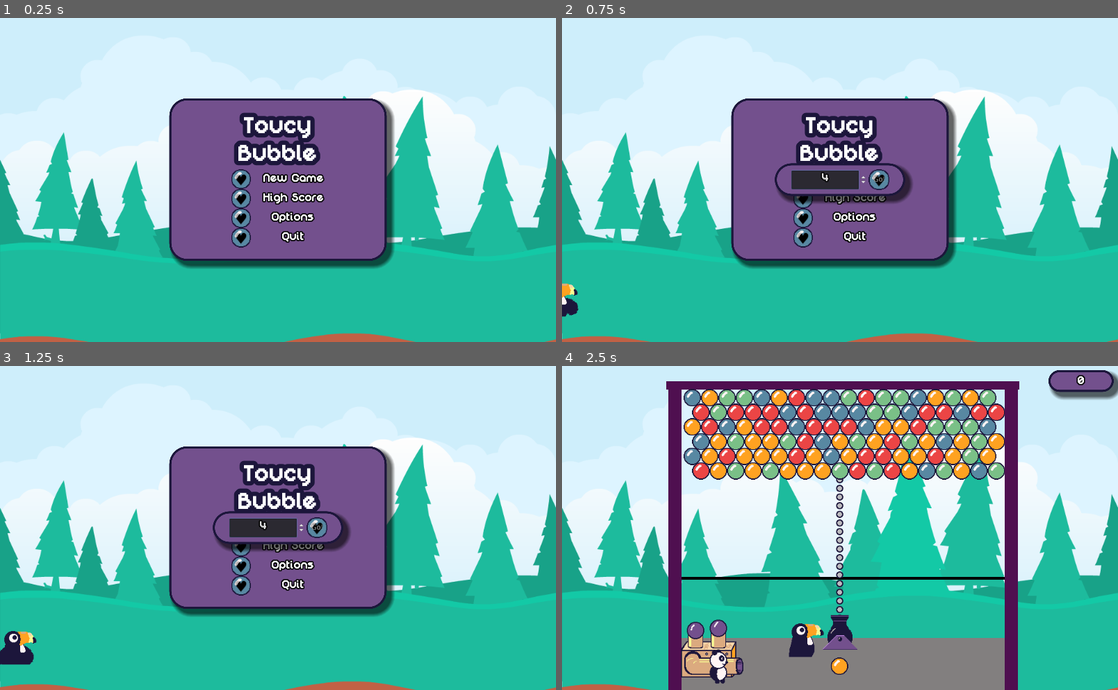
Above: before the commit, frames 1-4 (two rows, left to right).
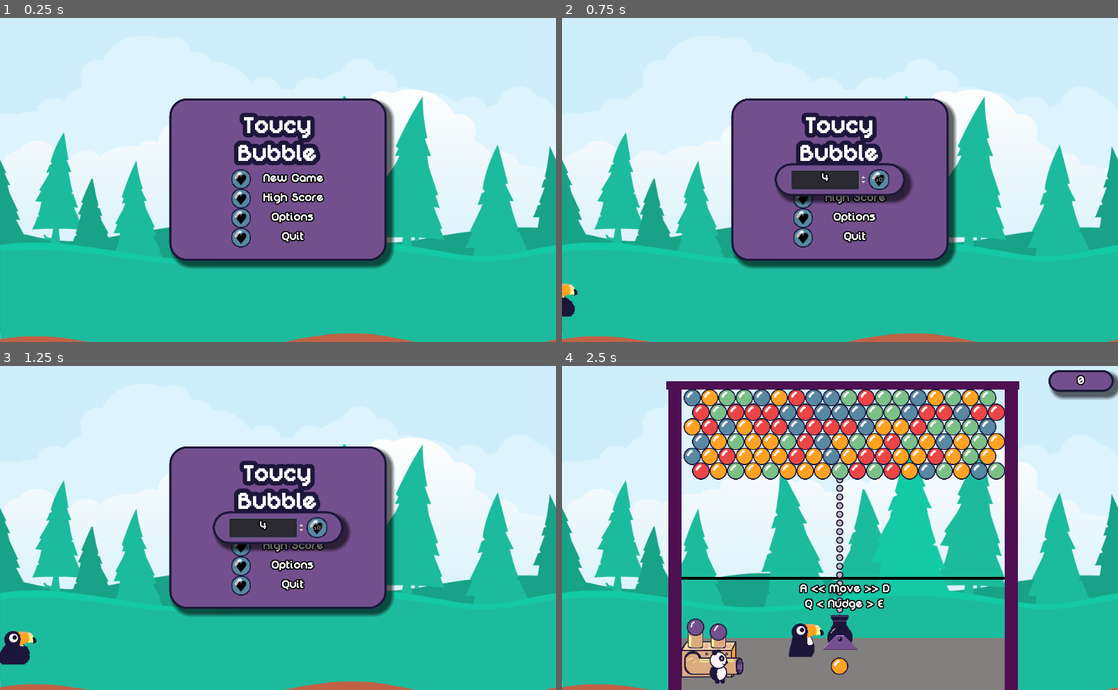
Above: after the commit, the same moments.

Repository: YannBurrett/ToucyBubble
Game: Godot game, scene res://UI/MainMenu.tscn
Two runs of this game, one before a commit and one after it. Both use one fixed random seed, a clock stepped at 60 frames per second and the inputs below.
Inputs (mouse positions are in pixels of both pictures, inside the frame that each line leads up to):
- Up to frame 1 (0.25 s): no input
- Up to frame 2 (0.75 s): click (801, 180) at 0.5 s
- Up to frame 3 (1.25 s): no input
- Up to frame 4 (2.5 s): click (801, 528) at 1.25 s; click "Go!" at 2 s

Frame 1 is identical in both runs. In frame 2, less than 0.1% of the frame differs, in the area x 0-3%, y 86-93%; in frame 3, less than 0.1%; in frame 4, 0.9%, in the area x 22-60%, y 67-85%.

Commit message:
Instructions to the Player

Diff:
--- a/Level/Level.tscn
+++ b/Level/Level.tscn
@@ -16,6 +16,8 @@
 [ext_resource path="res://Sprites/BubbleMachineSpriteSheet.png" type="Texture" id=14]
 [ext_resource path="res://Sprites/pipe.png" type="Texture" id=15]
 [ext_resource path="res://Sprites/Panda.tscn" type="PackedScene" id=16]
+[ext_resource path="res://UI/HowTo.tscn" type="PackedScene" id=17]
+[ext_resource path="res://UI/ToucyBubble.theme" type="Theme" id=18]
 
 [sub_resource type="Animation" id=16]
 resource_name = "BubbleOnDeck"
@@ -226,10 +228,6 @@
 
 [node name="Score" parent="CanvasLayer" instance=ExtResource( 9 )]
 
-[node name="Camera2D" type="Camera2D" parent="."]
-position = Vector2( 320, 256 )
-current = true
-
 [node name="Floor" type="Polygon2D" parent="."]
 color = Color( 0.513726, 0.501961, 0.501961, 1 )
 polygon = PoolVector2Array( 18, 460, 640, 460, 640, 600, 18, 600 )
@@ -297,6 +295,21 @@
 
 [node name="BubbleTween" type="Tween" parent="."]
 
+[node name="Camera2D" type="Camera2D" parent="."]
+position = Vector2( 320, 256 )
+current = true
+
+[node name="HowTo" parent="Camera2D" instance=ExtResource( 17 )]
+anchor_left = 0.5
+anchor_top = 0.5
+anchor_right = 0.5
+anchor_bottom = 0.5
+margin_left = -192.0
+margin_top = 96.0
+margin_right = 208.0
+margin_bottom = 160.0
+theme = ExtResource( 18 )
+
 [node name="UILayer" type="CanvasLayer" parent="."]
 layer = 2
 
@@ -305,7 +318,7 @@
 [node name="BubbleMachine" type="AnimatedSprite" parent="."]
 position = Vector2( 89, 484 )
 frames = SubResource( 15 )
-frame = 1
+frame = 12
 playing = true
 
 [node name="Panda" parent="." instance=ExtResource( 16 )]
--- /dev/null
+++ b/UI/HowTo.tscn
@@ -0,0 +1,80 @@
+[gd_scene load_steps=3 format=2]
+
+[sub_resource type="Animation" id=1]
+resource_name = "FadeOut"
+length = 10.0
+tracks/0/type = "value"
+tracks/0/path = NodePath(".:modulate")
+tracks/0/interp = 1
+tracks/0/loop_wrap = true
+tracks/0/imported = false
+tracks/0/enabled = true
+tracks/0/keys = {
+"times": PoolRealArray( 0, 7, 10 ),
+"transitions": PoolRealArray( 1, 1, 1 ),
+"update": 0,
+"values": [ Color( 1, 1, 1, 1 ), Color( 1, 1, 1, 1 ), Color( 1, 1, 1, 0 ) ]
+}
+tracks/1/type = "method"
+tracks/1/path = NodePath(".")
+tracks/1/interp = 1
+tracks/1/loop_wrap = true
+tracks/1/imported = false
+tracks/1/enabled = true
+tracks/1/keys = {
+"times": PoolRealArray( 10 ),
+"transitions": PoolRealArray( 1 ),
+"values": [ {
+"args": [  ],
+"method": "queue_free"
+} ]
+}
+
+[sub_resource type="Animation" id=2]
+length = 0.001
+tracks/0/type = "value"
+tracks/0/path = NodePath(".:modulate")
+tracks/0/interp = 1
+tracks/0/loop_wrap = true
+tracks/0/imported = false
+tracks/0/enabled = true
+tracks/0/keys = {
+"times": PoolRealArray( 0 ),
+"transitions": PoolRealArray( 1 ),
+"update": 0,
+"values": [ Color( 1, 1, 1, 1 ) ]
+}
+
+[node name="HowTo" type="Control"]
+margin_right = 40.0
+margin_bottom = 40.0
+rect_min_size = Vector2( 400, 64 )
+
+[node name="CenterContainer" type="CenterContainer" parent="."]
+anchor_right = 1.0
+anchor_bottom = 1.0
+
+[node name="VBoxContainer" type="VBoxContainer" parent="CenterContainer"]
+margin_left = 149.0
+margin_top = 16.0
+margin_right = 251.0
+margin_bottom = 48.0
+alignment = 1
+
+[node name="Label" type="Label" parent="CenterContainer/VBoxContainer"]
+margin_right = 102.0
+margin_bottom = 14.0
+text = "A << Move >> D"
+align = 1
+
+[node name="Label2" type="Label" parent="CenterContainer/VBoxContainer"]
+margin_top = 18.0
+margin_right = 102.0
+margin_bottom = 32.0
+text = "Q < Nudge > E"
+align = 1
+
+[node name="AnimationPlayer" type="AnimationPlayer" parent="."]
+autoplay = "FadeOut"
+anims/FadeOut = SubResource( 1 )
+anims/RESET = SubResource( 2 )
--- a/UI/MainMenu.tscn
+++ b/UI/MainMenu.tscn
@@ -303,7 +303,7 @@
 position = Vector2( -64, 512 )
 frames = SubResource( 11 )
 animation = "Walk"
-frame = 1
+frame = 4
 playing = true
 
 [node name="AnimationPlayer" type="AnimationPlayer" parent="."]
--- a/UI/MenuPopup.tscn
+++ b/UI/MenuPopup.tscn
@@ -1,9 +1,10 @@
-[gd_scene load_steps=6 format=2]
+[gd_scene load_steps=8 format=2]
 
 [ext_resource path="res://Fonts/DigitalDisco.ttf" type="DynamicFontData" id=1]
 [ext_resource path="res://UI/ToucyBubble.theme" type="Theme" id=2]
 [ext_resource path="res://UI/OptionsMenu.tscn" type="PackedScene" id=3]
 [ext_resource path="res://UI/MenuPopup.gd" type="Script" id=4]
+[ext_resource path="res://Fonts/DigitalDisco-Thin.ttf" type="DynamicFontData" id=5]
 
 [sub_resource type="DynamicFont" id=1]
 size = 40
@@ -11,7 +12,14 @@
 outline_color = Color( 0.113725, 0.0901961, 0.235294, 1 )
 font_data = ExtResource( 1 )
 
+[sub_resource type="DynamicFont" id=2]
+size = 12
+outline_color = Color( 0.113725, 0.0901961, 0.235294, 1 )
+use_mipmaps = true
+font_data = ExtResource( 5 )
+
 [node name="MenuPopup" type="Popup"]
+visible = true
 margin_right = 260.0
 margin_bottom = 300.0
 theme = ExtResource( 2 )
@@ -29,9 +37,9 @@
 alignment = 1
 
 [node name="TitleLabel" type="Label" parent="Panel/VBoxContainer"]
-margin_top = 40.0
+margin_top = 24.0
 margin_right = 196.0
-margin_bottom = 80.0
+margin_bottom = 64.0
 custom_fonts/font = SubResource( 1 )
 text = "Menu"
 align = 1
@@ -45,9 +53,9 @@
 align = 1
 
 [node name="GridContainer" type="GridContainer" parent="Panel/VBoxContainer"]
-margin_top = 84.0
+margin_top = 68.0
 margin_right = 196.0
-margin_bottom = 260.0
+margin_bottom = 244.0
 columns = 2
 
 [node name="RestartButton" type="Button" parent="Panel/VBoxContainer/GridContainer"]
@@ -124,6 +132,15 @@
 text = "Back"
 align = 1
 
+[node name="Label" type="Label" parent="Panel/VBoxContainer"]
+margin_top = 248.0
+margin_right = 196.0
+margin_bottom = 275.0
+custom_fonts/font = SubResource( 2 )
+text = "Music: Run and Jump by Bart on
+http://opengameart.org"
+align = 1
+
 [node name="HighScoreLabel" type="RichTextLabel" parent="Panel"]
 visible = false
 margin_top = -64.0
@@ -131,6 +148,7 @@
 rect_min_size = Vector2( 260, 64 )
 bbcode_enabled = true
 bbcode_text = "[wave amp = 50 freq=2][center]NEW HIGHSCORE![/center][/wave]"
+text = "NEW HIGHSCORE!"
 
 [node name="OptionsMenu" parent="." instance=ExtResource( 3 )]
 
Not shown: 1 places in Level/Level.tscn that only renumber resources
